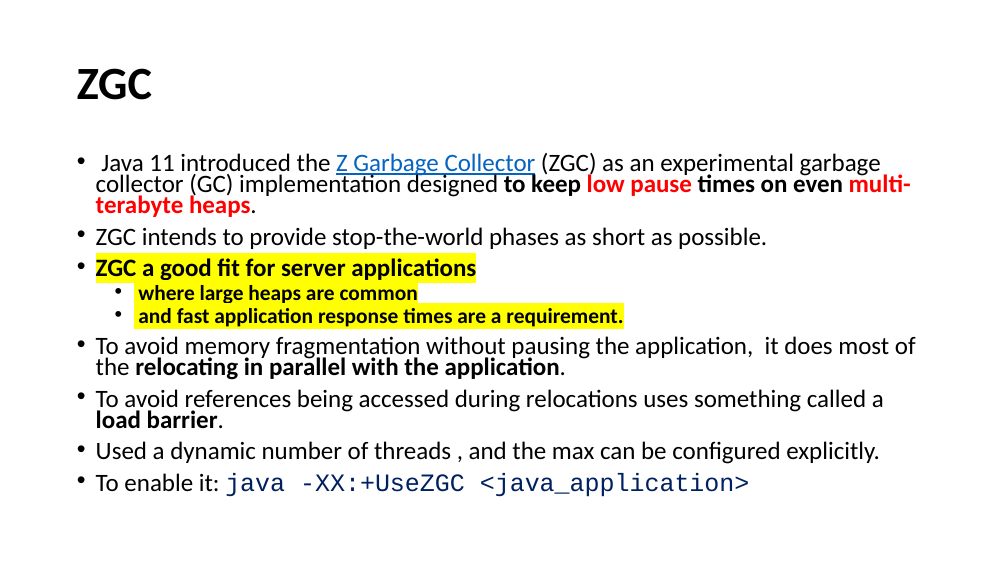
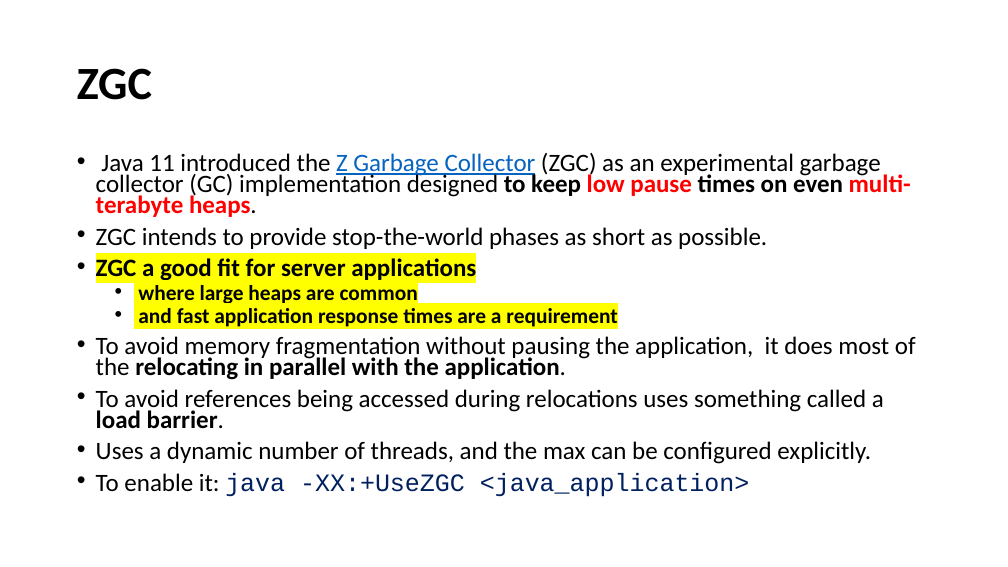
Before and after one commit to iuliana/jdk21-parent-project, a slide deck: slide 12 of Java21-Presentation.pptx (slide 10 before the commit). Drawn at 1008x567 pixels with LibreOffice and Linux fonts; fonts in the diff are those of the drawing. Boxes give left, top, right and bottom in pixels: in the first picture for what was removed or moved away, otherwise in the second. Text is boxed around its words. In the diff, an @@ line names an element or a change of style, - is before the commit and + after.

```diff
--- a/Java21-Presentation.pptx
+++ b/Java21-Presentation.pptx
@@ text at bbox=[138, 308, 618, 327]: text changed @@
-  • and fast application response times are a requirement.
+  • and fast application response times are a requirement
@@ text at bbox=[96, 441, 871, 464]: text changed @@
-• Used a dynamic number of threads , and the max can be configured explicitly.
+• Uses a dynamic number of threads, and the max can be configured explicitly.
```
Also in this commit, not shown: 2 other slides changed, 2 slides added, 7 other files.
